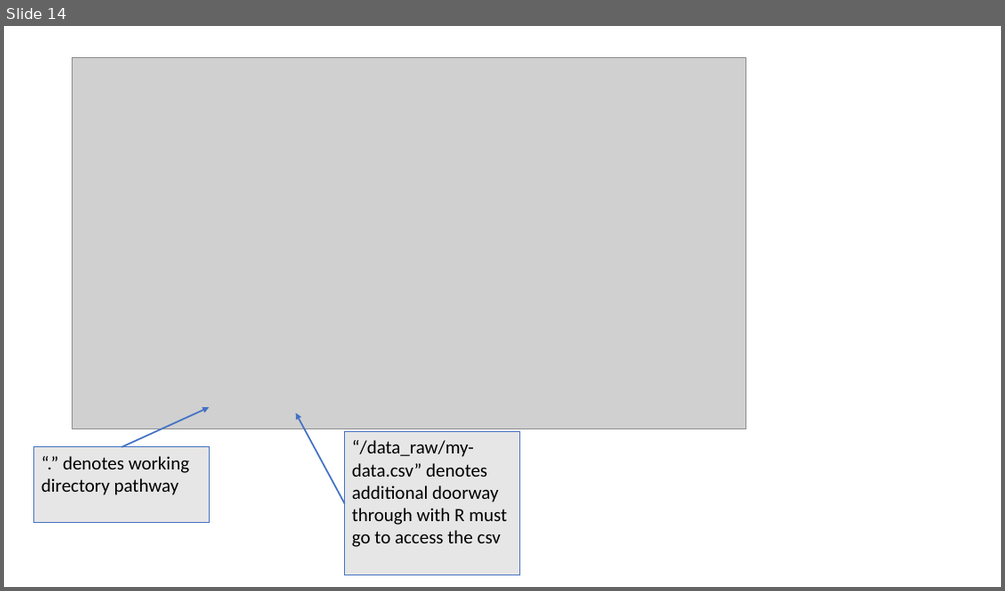
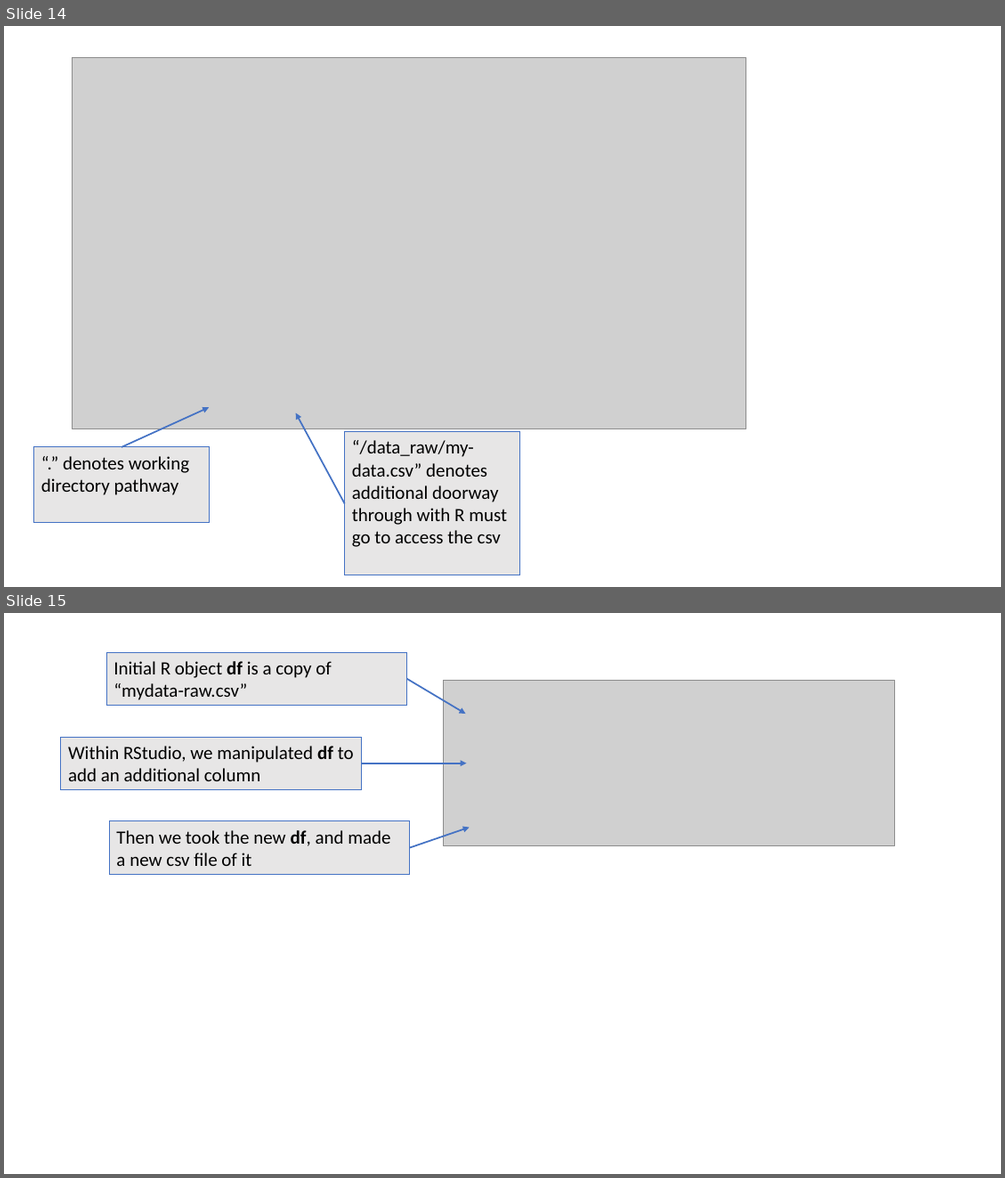
Before and after one commit to vgfield/Training-Development, a slide deck: Version Control.pptx. Shown one above the other, each under a label of ours: slide 14 before the commit, slides 14 and 15 after it. The pictures are 1005x591 and 1005x1178 pixels, drawn with LibreOffice and Linux fonts; fonts in the diff are those of the drawing; grey boxes stand for pictures. Boxes give left, top, right and bottom in pixels: in the first picture for what was removed or moved away, otherwise in the second. Text is boxed around its words. In the diff, an @@ line names an element or a change of style, - is before the commit and + after.

```diff
--- a/Version Control.pptx
+++ b/Version Control.pptx
@@ slide 15 added at [4, 613, 1001, 1174], background #FFFFFF @@
@@ rectangle added at [106, 653, 407, 706], fill #E7E6E6, outline #4472C4 0.75 pt, 18 pt, text #000000 @@
+Initial R object df is a copy of “mydata-raw.csv”
@@ arrow added from (407, 679) to (465, 714), #4472C4 1.5 pt @@
@@ picture added at [444, 681, 895, 845] @@
@@ rectangle added at [61, 737, 362, 790], fill #E7E6E6, outline #4472C4 0.75 pt, 18 pt, text #000000 @@
+Within RStudio, we manipulated df to add an additional column
@@ arrow added from (362, 763) to (467, 763), #4472C4 1.5 pt @@
@@ rectangle added at [109, 821, 410, 874], fill #E7E6E6, outline #4472C4 0.75 pt, 18 pt, text #000000 @@
+Then we took the new df, and made a new csv file of it
@@ arrow added from (410, 848) to (469, 827), #4472C4 1.5 pt @@
```
Also in this commit, not shown: 1 slide changed, 1 other slide added, 2 other files.
